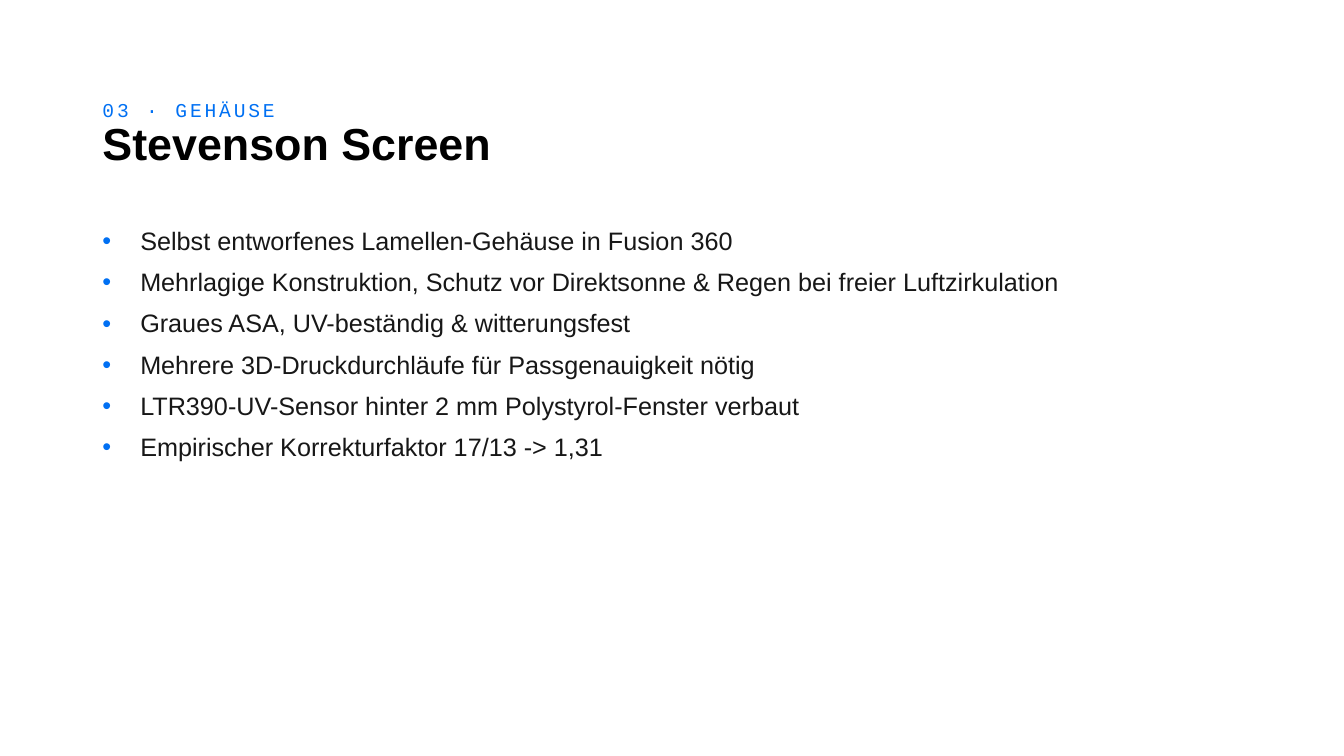
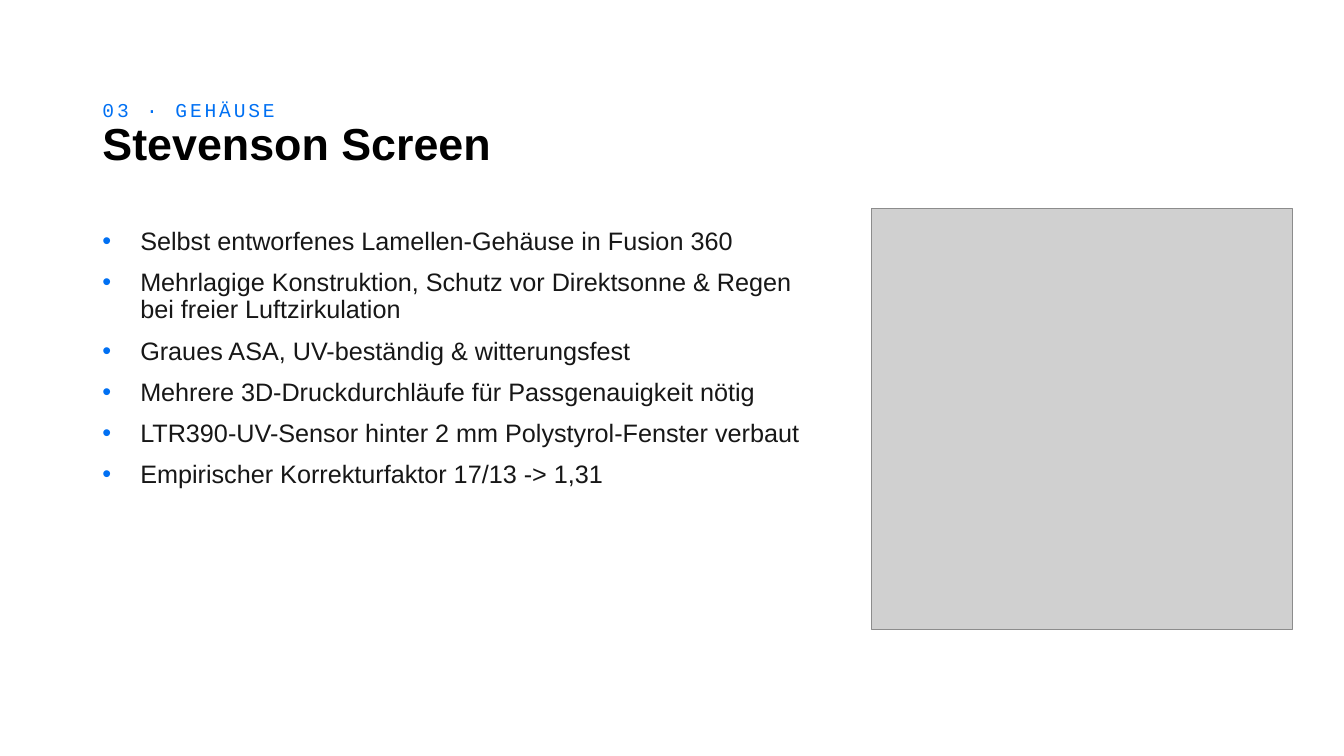
Before and after one commit to TexhFexLabs/HydroNodeStation, a slide deck: slide 4 of doc/study-documentation/dapi_presentation.pptx. Drawn at 1344x756 pixels with LibreOffice and Linux fonts; fonts in the diff are those of the drawing; grey boxes stand for pictures; background and template pictures are left out. Boxes give left, top, right and bottom in pixels: in the first picture for what was removed or moved away, otherwise in the second. Text is boxed around its words. In the diff, an @@ line names an element or a change of style, - is before the commit and + after.

```diff
--- a/doc/study-documentation/dapi_presentation.pptx
+++ b/doc/study-documentation/dapi_presentation.pptx
@@ picture added at bbox=[872, 209, 1294, 629] @@
@@ text "Selbst entworfenes Lamellen-Gehäuse in Fusion ..." rewrapped from bbox=[140, 231, 1058, 462] to bbox=[140, 231, 799, 489] @@
```
Also in this commit, not shown: 5 other slides changed.
